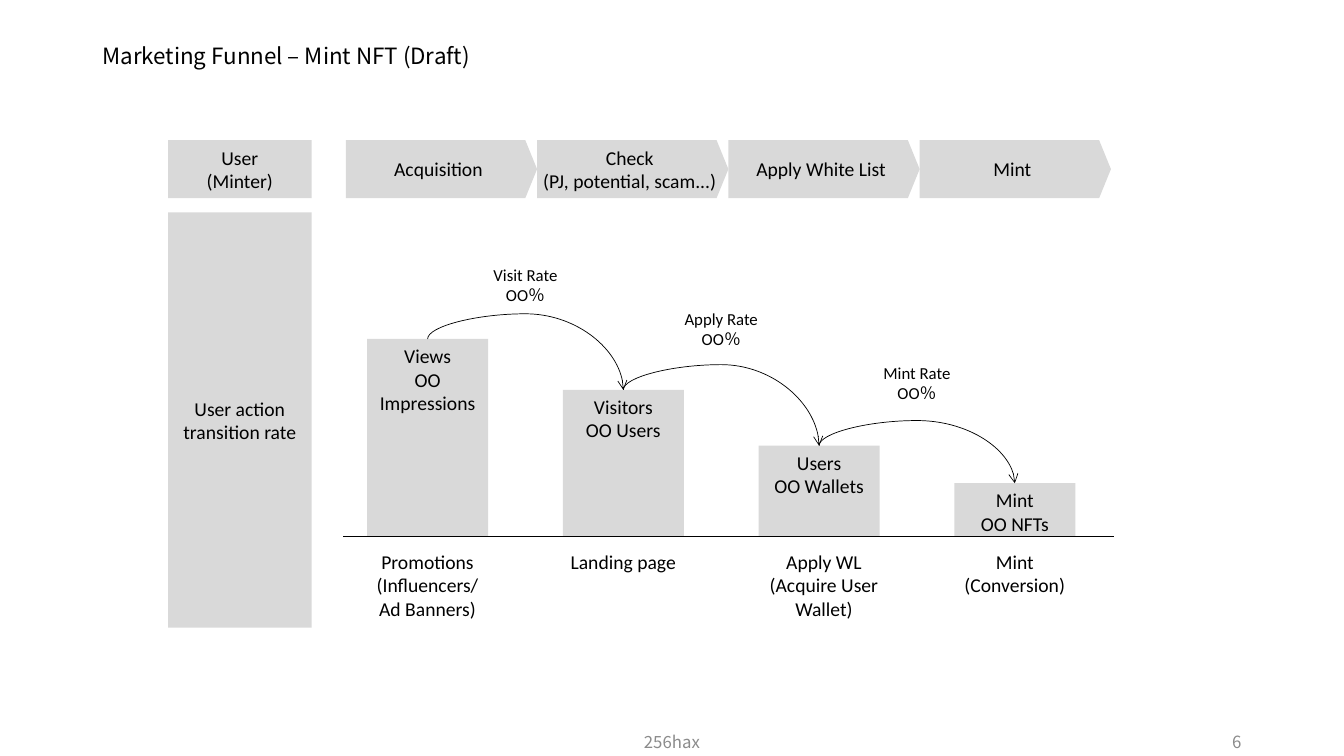
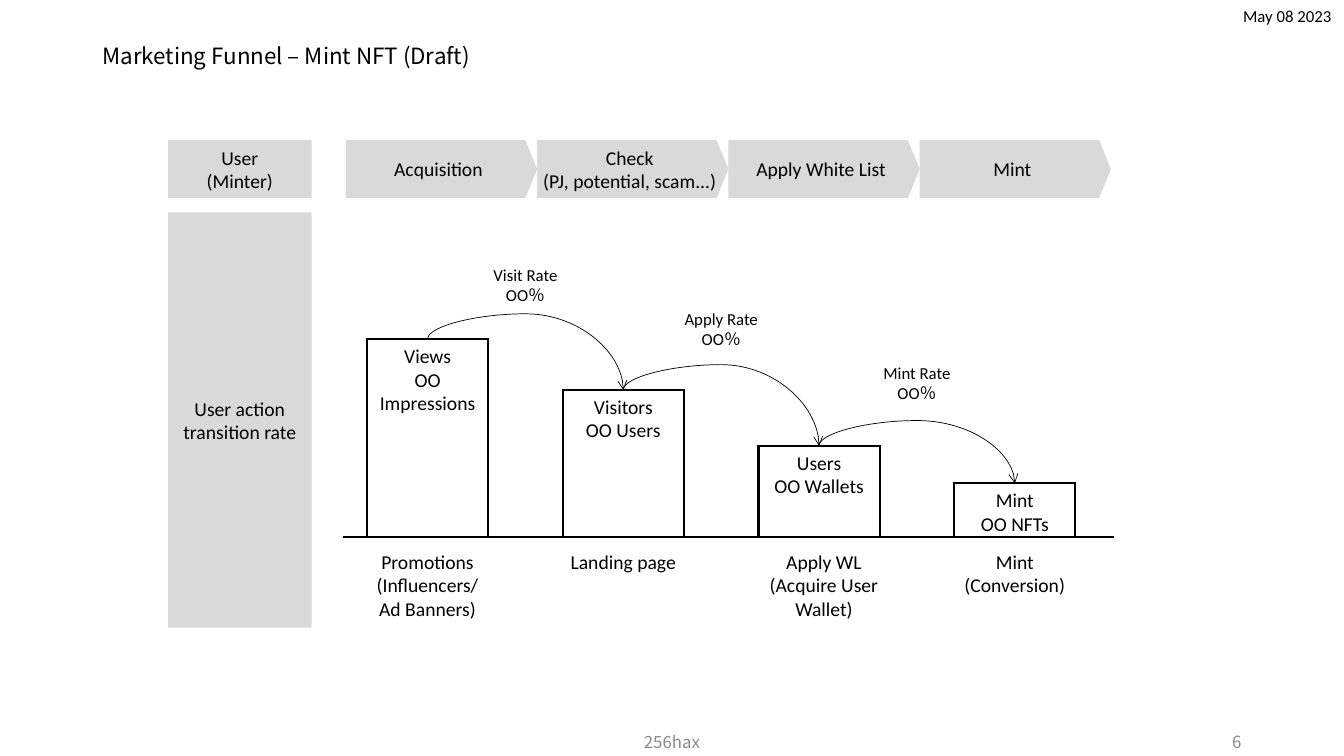
Before and after one commit to 256hax/solana-anchor-react-minimal-example, a slide deck: slide 7 of docs/Solana_Blockchain_Outline_Figure.pptx. Drawn at 1344x756 pixels with LibreOffice and Linux fonts; fonts in the diff are those of the drawing. Boxes give left, top, right and bottom in pixels: in the first picture for what was removed or moved away, otherwise in the second. Text is boxed around its words. In the diff, an @@ line names an element or a change of style, - is before the commit and + after.

```diff
--- a/docs/Solana_Blockchain_Outline_Figure.pptx
+++ b/docs/Solana_Blockchain_Outline_Figure.pptx
@@ text added at [1243, 10, 1331, 25], 12 pt, text #000000 @@
+May 08 2023
@@ fill #D9D9D9 to none; outline none to #000000 1.5 pt in 4 elements at [367, 339, 488, 536], [563, 390, 684, 537], [759, 446, 880, 536], [955, 483, 1076, 536] @@
@@ line (343, 537) - (1114, 537): stroke #000000 0.5 pt to #000000 1.5 pt @@
```
Also in this commit, not shown: 1 other slide changed.
